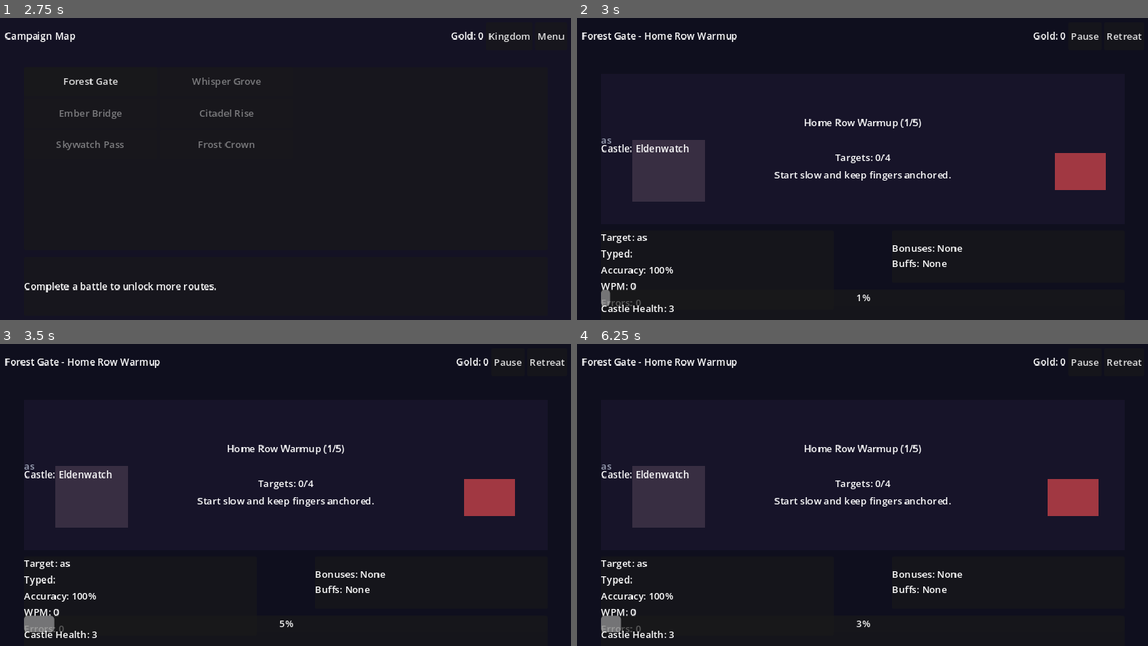
Above: before the commit, frames 1-4 (two rows, left to right).
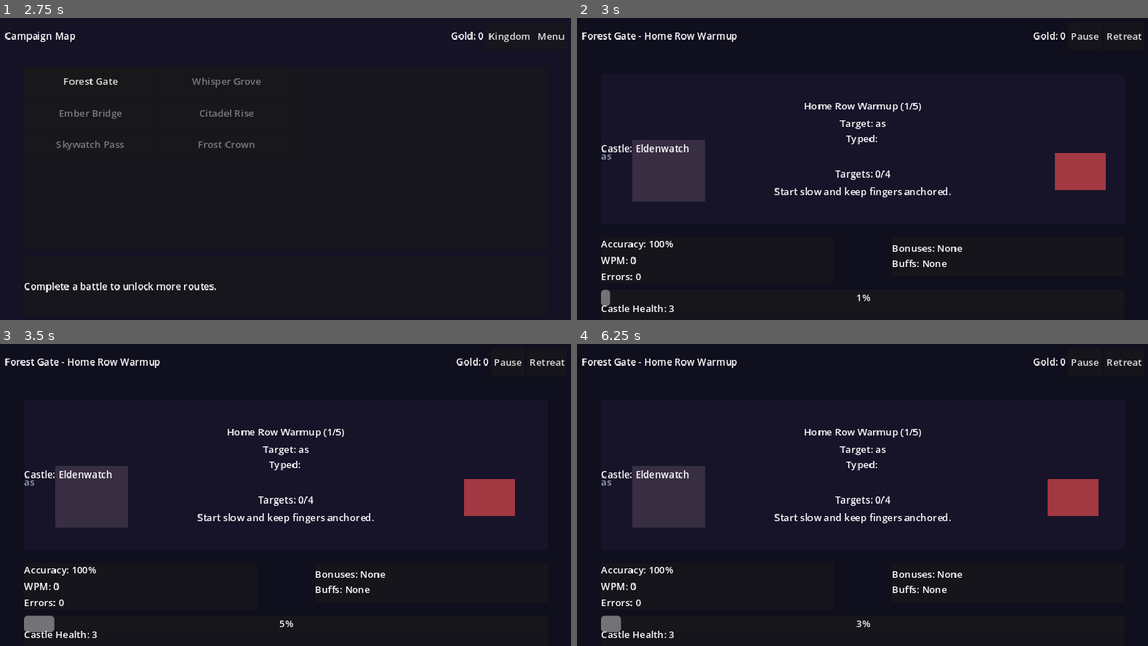
Above: after the commit, the same moments.

Repository: WanderlustCoder/Keyboard-Defense-AzureVale
Game: Godot game, scene res://scenes/MainMenu.tscn
Two runs of this game, one before a commit and one after it. Both use one fixed random seed, a clock stepped at 60 frames per second and the inputs below.
Inputs:
- Up to frame 1 (2.75 s): click "Start Campaign" at 0.5 s; click "Kingdom" at 1.25 s; click "Map" at 2 s
- Up to frame 2 (3 s): click "Forest Gate" at 2.75 s
- Up to frame 3 (3.5 s): no input
- Up to frame 4 (6.25 s): click "Retreat" at 3.5 s; click "Kingdom" at 4.25 s; click "Map" at 5 s; click "Forest Gate" at 5.75 s

Frame 1 is identical in both runs. In frame 2, 2.2% of the frame differs, in the area x 4-66%, y 28-96%; in frame 3, 2.2%; in frame 4, 2.2%.

Commit message:
Center typing readout in playfield

Diff:
--- a/apps/keyboard-defense-godot/scenes/Battlefield.tscn
+++ b/apps/keyboard-defense-godot/scenes/Battlefield.tscn
@@ -75,6 +75,18 @@
 
 [node name="DrillTitle" type="Label" parent="PlayField/DrillHud"]
 text = "Drill"
+horizontal_alignment = 1
+
+[node name="TypingReadout" type="VBoxContainer" parent="PlayField/DrillHud"]
+alignment = 1
+theme_override_constants/separation = 2
+
+[node name="WordLabel" type="Label" parent="PlayField/DrillHud/TypingReadout"]
+text = "Target:"
+horizontal_alignment = 1
+
+[node name="TypedLabel" type="Label" parent="PlayField/DrillHud/TypingReadout"]
+text = "Typed:"
 horizontal_alignment = 1
 
 [node name="DrillTarget" type="RichTextLabel" parent="PlayField/DrillHud"]
@@ -152,9 +164,9 @@
 
 [node name="StatusPanel" type="PanelContainer" parent="."]
 anchor_left = 0.05
-anchor_top = 0.66
+anchor_top = 0.68
 anchor_right = 0.45
-anchor_bottom = 0.82
+anchor_bottom = 0.8
 
 [node name="Content" type="VBoxContainer" parent="StatusPanel"]
 anchor_right = 1.0
@@ -164,12 +176,6 @@
 offset_right = -12
 offset_bottom = -12
 
-[node name="WordLabel" type="Label" parent="StatusPanel/Content"]
-text = "Target:"
-
-[node name="TypedLabel" type="Label" parent="StatusPanel/Content"]
-text = "Typed:"
-
 [node name="AccuracyLabel" type="Label" parent="StatusPanel/Content"]
 text = "Accuracy: 100%"
 
@@ -181,9 +187,9 @@
 
 [node name="BonusPanel" type="PanelContainer" parent="."]
 anchor_left = 0.55
-anchor_top = 0.66
+anchor_top = 0.68
 anchor_right = 0.95
-anchor_bottom = 0.82
+anchor_bottom = 0.8
 
 [node name="BonusLabel" type="Label" parent="BonusPanel"]
 anchor_right = 1.0
--- a/apps/keyboard-defense-godot/scripts/Battlefield.gd
+++ b/apps/keyboard-defense-godot/scripts/Battlefield.gd
@@ -20,8 +20,8 @@
 @onready var lesson_label: Label = $TopBar/LessonLabel
 @onready var gold_label: Label = $TopBar/GoldLabel
 @onready var exit_button: Button = $TopBar/ExitButton
-@onready var word_label: Label = $StatusPanel/Content/WordLabel
-@onready var typed_label: Label = $StatusPanel/Content/TypedLabel
+@onready var word_label: Label = $PlayField/DrillHud/TypingReadout/WordLabel
+@onready var typed_label: Label = $PlayField/DrillHud/TypingReadout/TypedLabel
 @onready var accuracy_label: Label = $StatusPanel/Content/AccuracyLabel
 @onready var wpm_label: Label = $StatusPanel/Content/WpmLabel
 @onready var mistakes_label: Label = $StatusPanel/Content/MistakesLabel
--- a/apps/keyboard-defense-godot/scripts/tests/test_battle_autoplay.gd
+++ b/apps/keyboard-defense-godot/scripts/tests/test_battle_autoplay.gd
@@ -95,8 +95,8 @@
 	battle.drill_target_label = battle.get_node("PlayField/DrillHud/DrillTarget")
 	battle.drill_progress_label = battle.get_node("PlayField/DrillHud/DrillProgress")
 	battle.drill_hint_label = battle.get_node("PlayField/DrillHud/DrillHint")
-	battle.word_label = battle.get_node("StatusPanel/Content/WordLabel")
-	battle.typed_label = battle.get_node("StatusPanel/Content/TypedLabel")
+	battle.word_label = battle.get_node("PlayField/DrillHud/TypingReadout/WordLabel")
+	battle.typed_label = battle.get_node("PlayField/DrillHud/TypingReadout/TypedLabel")
 	battle.accuracy_label = battle.get_node("StatusPanel/Content/AccuracyLabel")
 	battle.wpm_label = battle.get_node("StatusPanel/Content/WpmLabel")
 	battle.mistakes_label = battle.get_node("StatusPanel/Content/MistakesLabel")
--- a/apps/keyboard-defense-godot/scripts/tests/test_battle_buffs.gd
+++ b/apps/keyboard-defense-godot/scripts/tests/test_battle_buffs.gd
@@ -70,8 +70,8 @@
 	battle.drill_target_label = battle.get_node("PlayField/DrillHud/DrillTarget")
 	battle.drill_progress_label = battle.get_node("PlayField/DrillHud/DrillProgress")
 	battle.drill_hint_label = battle.get_node("PlayField/DrillHud/DrillHint")
-	battle.word_label = battle.get_node("StatusPanel/Content/WordLabel")
-	battle.typed_label = battle.get_node("StatusPanel/Content/TypedLabel")
+	battle.word_label = battle.get_node("PlayField/DrillHud/TypingReadout/WordLabel")
+	battle.typed_label = battle.get_node("PlayField/DrillHud/TypingReadout/TypedLabel")
 	battle.accuracy_label = battle.get_node("StatusPanel/Content/AccuracyLabel")
 	battle.wpm_label = battle.get_node("StatusPanel/Content/WpmLabel")
 	battle.mistakes_label = battle.get_node("StatusPanel/Content/MistakesLabel")
--- a/apps/keyboard-defense-godot/scripts/tests/test_battle_smoke.gd
+++ b/apps/keyboard-defense-godot/scripts/tests/test_battle_smoke.gd
@@ -105,8 +105,8 @@
 	battle.drill_target_label = battle.get_node("PlayField/DrillHud/DrillTarget")
 	battle.drill_progress_label = battle.get_node("PlayField/DrillHud/DrillProgress")
 	battle.drill_hint_label = battle.get_node("PlayField/DrillHud/DrillHint")
-	battle.word_label = battle.get_node("StatusPanel/Content/WordLabel")
-	battle.typed_label = battle.get_node("StatusPanel/Content/TypedLabel")
+	battle.word_label = battle.get_node("PlayField/DrillHud/TypingReadout/WordLabel")
+	battle.typed_label = battle.get_node("PlayField/DrillHud/TypingReadout/TypedLabel")
 	battle.accuracy_label = battle.get_node("StatusPanel/Content/AccuracyLabel")
 	battle.wpm_label = battle.get_node("StatusPanel/Content/WpmLabel")
 	battle.mistakes_label = battle.get_node("StatusPanel/Content/MistakesLabel")
